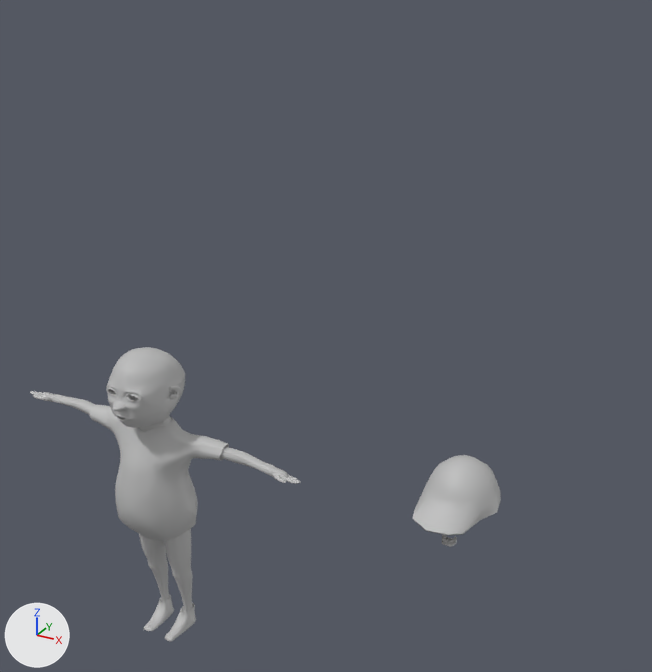
The FBX model CandyStoreMania/Assets/Characters/Bomb/Left_And_Right.fbx: old version first, new version second.
Before and after are seen from a camera (50 mm lens) standing at (1.51, -4.34, 5.02) and looking at (-0.88, 0.01, 2.85). Every picture has the same lights, and +X, +Y and +Z are marked at lower left. Where no turn or scale is listed for an object, it has been applied to the vertices.

Objects in the first picture: 'hat', 'kid2'.
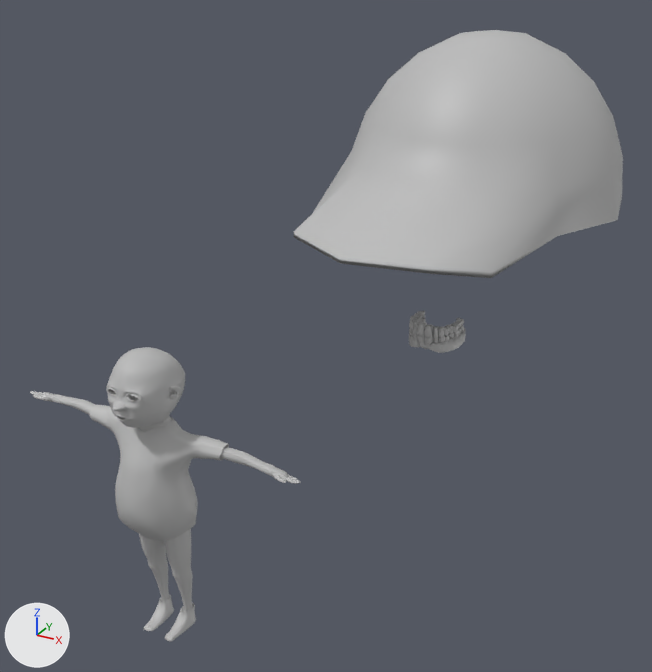
ob_eyes_teeth9 is not drawn itself; it is the parent of ob_polysurface105, ob_hat, ob_polysurface87, ob_polysurface99, ob_polysurface93, ob_polysurface82, ob_right_eye, ob_polysurface89.

The change, as a diff of the scene's bpy script:
```diff
--- a/CandyStoreMania/Assets/Characters/Bomb/Left_And_Right.fbx.py
+++ b/CandyStoreMania/Assets/Characters/Bomb/Left_And_Right.fbx.py
@@ ob_eyes_teeth9 @@
 ob_eyes_teeth9 = bpy.data.objects.new('eyes_teeth9', None)
-ob_eyes_teeth9.location = (-0.00207, -0.0587, 1.799)
+ob_eyes_teeth9.location = (0.0226, -0.523, 3.497)
 ob_eyes_teeth9.rotation_euler = (1.571, 0.0, 0.0)  # degrees (90, 0, 0)
-ob_eyes_teeth9.scale = (0.01, 0.01, 0.01)
+ob_eyes_teeth9.scale = (0.0302, 0.0302, 0.0302)
```

What differs and where, as boxes [x1, y1, x2, y2] in the pictures (652 x 672 px):
'hat', moved, rescaled (271% wider, 204% taller)
    before: [413, 455, 501, 536]
    after: [294, 30, 623, 278]
'bottom', moved, rescaled
    before: [442, 536, 457, 547]
    after: [409, 323, 466, 353]
'polySurface80', moved, rescaled (not visible before)
    after: [424, 324, 433, 338]
'polySurface81', moved, rescaled (not visible before)
    after: [416, 323, 426, 337]
'polySurface84', moved, rescaled (not visible before)
    after: [438, 326, 444, 339]
'polySurface96', moved, rescaled (not visible before)
    after: [424, 337, 434, 346]
'polySurface90', moved, rescaled (not visible before)
    after: [450, 323, 459, 333]
'polySurface82', moved, rescaled (not visible before)
    after: [433, 327, 438, 338]
'polySurface88', moved, rescaled (not visible before)
    after: [446, 325, 454, 335]
'polySurface97', moved, rescaled (not visible before)
    after: [417, 336, 424, 345]
'polySurface85', moved, rescaled (not visible before)
    after: [410, 321, 417, 333]
'polySurface86', moved, rescaled (not visible before)
    after: [444, 327, 449, 336]
'polySurface83', moved, rescaled (not visible before)
    after: [413, 324, 418, 334]
'polySurface92', moved, rescaled (not visible before)
    after: [456, 318, 464, 326]
'polySurface91', moved, rescaled (not visible before)
    after: [410, 315, 421, 323]
'polySurface93', moved, rescaled (not visible before)
    after: [417, 311, 425, 318]
'polySurface100', moved, rescaled (not visible before)
    after: [438, 335, 445, 343]
'polySurface95', moved, rescaled (not visible before)
    after: [414, 313, 422, 320]
'polySurface106', moved, rescaled (not visible before)
    after: [453, 330, 459, 337]
'polySurface102', moved, rescaled (not visible before)
    after: [445, 334, 449, 342]
'polySurface94', moved, rescaled (not visible before)
    after: [454, 321, 462, 328]
'polySurface104', moved, rescaled (not visible before)
    after: [449, 333, 454, 339]
'polySurface98', moved, rescaled (not visible before)
    after: [434, 337, 439, 343]
'polySurface89', moved, rescaled (not visible before)
    after: [410, 318, 419, 324]
'polySurface109', moved, rescaled (not visible before)
    after: [421, 317, 426, 323]
'polySurface110', moved, rescaled (not visible before)
    after: [458, 328, 462, 334]
'polySurface87', moved, rescaled (not visible before)
    after: [409, 320, 418, 327]
'polySurface108', moved, rescaled (not visible before)
    after: [460, 325, 464, 331]
'polySurface99', moved, rescaled (not visible before)
    after: [414, 334, 417, 340]
'polySurface101', moved, rescaled (not visible before)
    after: [410, 332, 414, 337]
